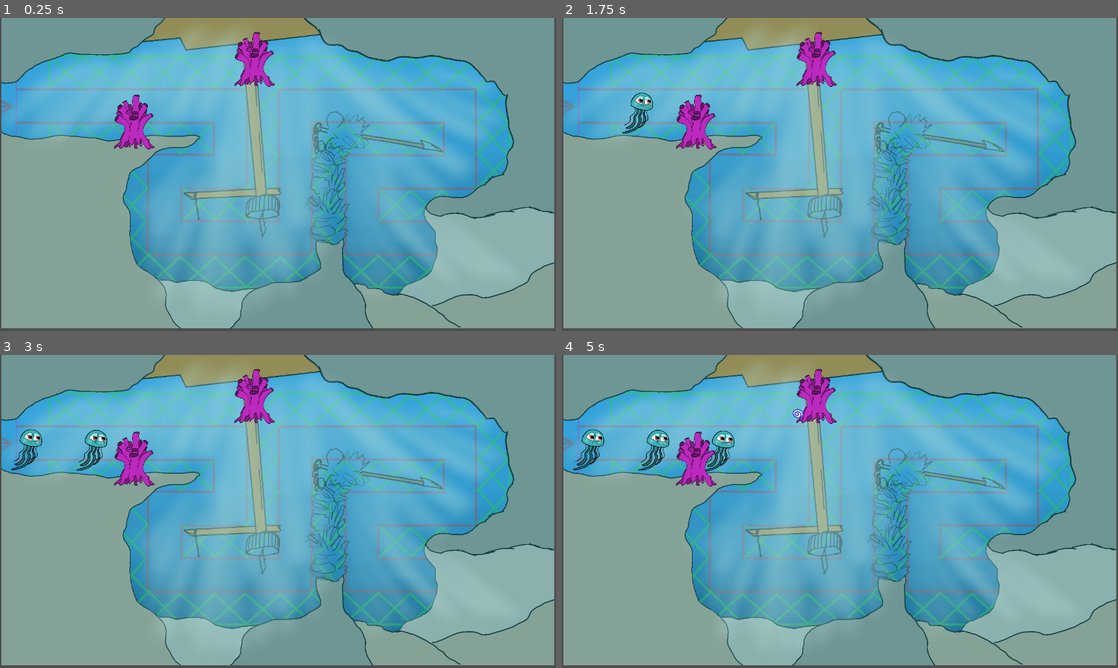
Above: before the commit, frames 1-4 (two rows, left to right).
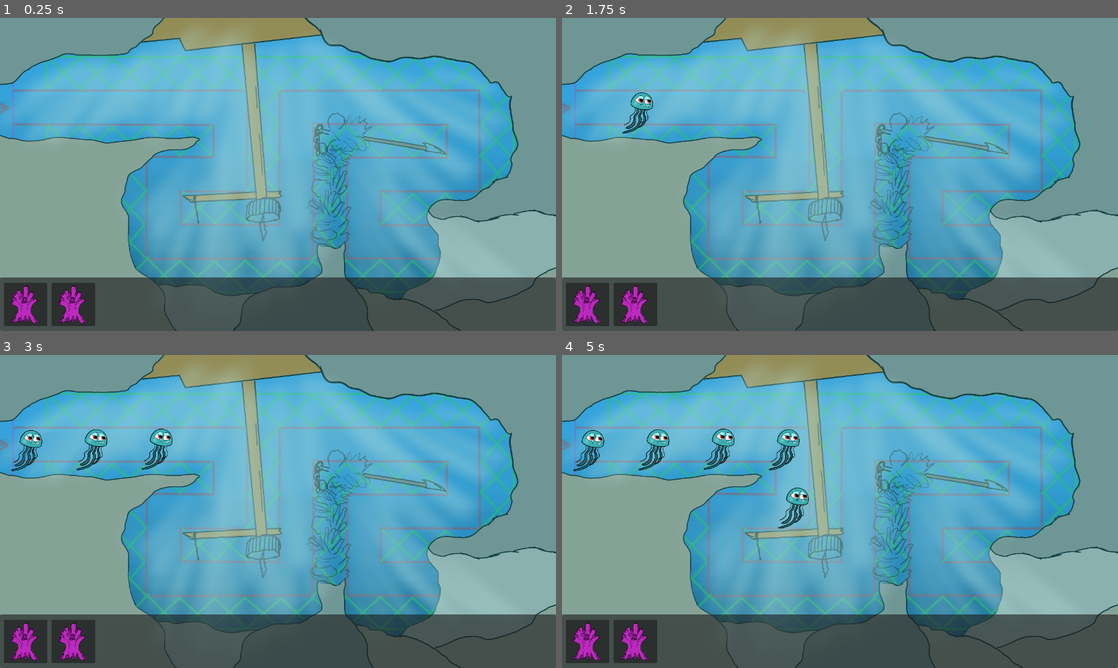
Above: after the commit, the same moments.

Repository: Pulvr/ProjectWaves
Game: Godot game, scene res://Scenes/main.tscn
Two runs of this game, one before a commit and one after it. Both use one fixed random seed, a clock stepped at 60 frames per second and the inputs below.
Inputs (mouse positions are in pixels of both pictures, inside the frame that each line leads up to):
- Up to frame 1 (0.25 s): no input
- Up to frame 2 (1.75 s): tap Enter at 0.5 s; move the mouse to (962, 158) at 0.52 s; click (962, 158) at 0.67 s; drag from (728, 190) to (817, 68) at 1.27 s
- Up to frame 3 (3 s): move the mouse to (333, 442) at 2.02 s; click (333, 442) at 2.17 s; drag from (250, 574) to (133, 467) at 2.77 s
- Up to frame 4 (5 s): move the mouse to (1006, 558) at 3.52 s; click (1006, 558) at 3.67 s; drag from (673, 464) to (817, 405) at 4.27 s

The runs differ from the first frame. In frame 1, 30% of the frame differs, in the area x 0-100%, y 0-100%; in frame 2, 30%; in frame 3, 31%; in frame 4, 31%.

Commit message:
Tower UI and Placement
man kann Tower platzieren, bisher jedoch überall.

Diff:
--- a/Scenes/Mob.tscn
+++ b/Scenes/Mob.tscn
@@ -12,8 +12,8 @@
 metadata/_edit_vertical_guides_ = [32.0, -32.0]
 metadata/_edit_horizontal_guides_ = [-32.0, 32.0]
 
-[node name="EnemyTestSprite" type="Sprite2D" parent="."]
-position = Vector2(6, 0)
+[node name="EnemySprite" type="Sprite2D" parent="."]
+position = Vector2(6, 2)
 scale = Vector2(0.3, 0.3)
 texture = ExtResource("2_6hjdd")
 
--- /dev/null
+++ b/Scenes/UI.tscn
@@ -0,0 +1,24 @@
+[gd_scene load_steps=2 format=3 uid="uid://dc887fuuny1l2"]
+
+[ext_resource type="PackedScene" uid="uid://b6gabb2wblfxi" path="res://Scenes/UI/Coral_Tower_Panel.tscn" id="1_fj45r"]
+
+[node name="CanvasLayer" type="CanvasLayer"]
+
+[node name="Panel" type="Panel" parent="."]
+offset_top = 597.0
+offset_right = 1280.0
+offset_bottom = 720.0
+
+[node name="FlowContainer" type="FlowContainer" parent="Panel"]
+layout_mode = 0
+offset_left = 9.0
+offset_top = 12.0
+offset_right = 1271.0
+offset_bottom = 106.0
+theme_override_constants/h_separation = 10
+
+[node name="Panel" parent="Panel/FlowContainer" instance=ExtResource("1_fj45r")]
+layout_mode = 2
+
+[node name="Panel2" parent="Panel/FlowContainer" instance=ExtResource("1_fj45r")]
+layout_mode = 2
--- /dev/null
+++ b/Scenes/UI/Coral_Tower_Panel.gd
@@ -0,0 +1,42 @@
+extends Panel
+
+
+@onready var tower = preload("res://Scenes/coral_tower.tscn")
+var currTile
+
+
+func _on_gui_input(event):
+	var tempTower = tower.instantiate()
+	if event is InputEventMouseButton and event.button_mask == 1:
+		#Left Click Down
+		add_child(tempTower)
+
+		tempTower.process_mode = Node.PROCESS_MODE_DISABLED
+	elif event is InputEventMouseMotion and event.button_mask == 1:
+		#Left Click Drag
+		#nachdem tempTower als child gaddet wurde, ist es nicht mehr direkt
+		#addressierbar, also get the first child of array
+		if get_child_count() > 1:
+			get_child(1).global_position = event.global_position
+	elif event is InputEventMouseButton and event.button_mask == 0:
+		#dieses child aus der "drag" queue dann löschen
+		# nur ausführen wenn man auch wirklich ein child hat
+		if event.global_position.y > 595 or event.global_position.y <=0  or event.global_position.x >=1280 or event.global_position.x <= 0:
+			if get_child_count() > 1:
+				get_child(1).queue_free()
+		else:
+			if get_child_count() > 1:
+				get_child(1).queue_free()
+		#den aktuellen Pfad aus der main scene mit dem Node "Towers" holen
+			var path = get_tree().get_root().get_node("Main/Towers")
+
+			#den temptower dann als "child" vom Node Towers in der main adden
+			path.add_child(tempTower)
+
+			#die position ist da, wo die maus gerade ist und die Tower Range wird ausgeblendet
+			tempTower.global_position = event.global_position
+			tempTower.get_node("Area").hide()
+	#falls irgend ein anderer Button Input dazwischen kommt, aktuelle Queue löschen
+	else:
+		if get_child_count() > 1:
+			get_child(1).queue_free()
--- /dev/null
+++ b/Scenes/UI/Coral_Tower_Panel.tscn
@@ -0,0 +1,17 @@
+[gd_scene load_steps=3 format=3 uid="uid://b6gabb2wblfxi"]
+
+[ext_resource type="Texture2D" uid="uid://cwnvgiun4t74a" path="res://assets/Towers/coralTower1/Koralle 1.1.png" id="1_2ykr0"]
+[ext_resource type="Script" path="res://Scenes/UI/Coral_Tower_Panel.gd" id="1_dtafx"]
+
+[node name="Panel" type="Panel"]
+custom_minimum_size = Vector2(100, 100)
+offset_right = 100.0
+offset_bottom = 100.0
+script = ExtResource("1_dtafx")
+
+[node name="Koralle1_1" type="Sprite2D" parent="."]
+position = Vector2(51, 46)
+scale = Vector2(0.206992, 0.206992)
+texture = ExtResource("1_2ykr0")
+
+[connection signal="gui_input" from="." to="." method="_on_gui_input"]
--- a/Scenes/coral_tower.tscn
+++ b/Scenes/coral_tower.tscn
@@ -7,7 +7,14 @@
 size = Vector2(59, 55)
 
 [sub_resource type="CircleShape2D" id="CircleShape2D_q1gtl"]
-radius = 216.021
+radius = 216.002
+
+[sub_resource type="StyleBoxFlat" id="StyleBoxFlat_mfufo"]
+bg_color = Color(0.262745, 0.262745, 0.262745, 0.392157)
+corner_radius_top_left = 215
+corner_radius_top_right = 215
+corner_radius_bottom_right = 215
+corner_radius_bottom_left = 215
 
 [node name="CoralTower" type="StaticBody2D"]
 collision_layer = 2
@@ -31,5 +38,16 @@
 
 [node name="BulletContainer" type="Node" parent="."]
 
+[node name="Area" type="Panel" parent="."]
+offset_left = -216.0
+offset_top = -216.0
+offset_right = 216.0
+offset_bottom = 216.0
+theme_override_styles/panel = SubResource("StyleBoxFlat_mfufo")
+
+[node name="CooldownTimer" type="Timer" parent="."]
+autostart = true
+
 [connection signal="body_entered" from="Tower" to="." method="_on_tower_body_entered"]
 [connection signal="body_exited" from="Tower" to="." method="_on_tower_body_exited"]
+[connection signal="timeout" from="CooldownTimer" to="." method="_on_cooldown_timer_timeout"]
--- a/Scenes/main.tscn
+++ b/Scenes/main.tscn
@@ -2,13 +2,13 @@
 
 [ext_resource type="Texture2D" uid="uid://croipvk7fxaxp" path="res://assets/Background/ProjectWave_Background_Lvl_1_v5.png" id="1_rkcys"]
 [ext_resource type="Script" path="res://Scripts/PathSpawner.gd" id="3_5nqs7"]
-[ext_resource type="PackedScene" uid="uid://dog6lc16rmp4c" path="res://Scenes/coral_tower.tscn" id="3_7b1qv"]
+[ext_resource type="PackedScene" uid="uid://dc887fuuny1l2" path="res://Scenes/UI.tscn" id="3_kobho"]
 
 [node name="Main" type="Node2D"]
 
 [node name="Background" type="Sprite2D" parent="."]
-position = Vector2(639.5, 354)
-scale = Vector2(0.33151, 0.333333)
+position = Vector2(641, 360)
+scale = Vector2(0.336458, 0.338889)
 texture = ExtResource("1_rkcys")
 
 [node name="PathSpawner" type="Node2D" parent="."]
@@ -20,10 +20,6 @@
 
 [node name="Towers" type="Node2D" parent="."]
 
-[node name="CoralTower" parent="Towers" instance=ExtResource("3_7b1qv")]
-position = Vector2(589, 114)
-
-[node name="CoralTower2" parent="Towers" instance=ExtResource("3_7b1qv")]
-position = Vector2(312, 258)
+[node name="Bottom UI" parent="." instance=ExtResource("3_kobho")]
 
 [connection signal="timeout" from="PathSpawner/Timer" to="PathSpawner" method="_on_timer_timeout"]
--- a/Scenes/stage1.tscn
+++ b/Scenes/stage1.tscn
@@ -4,7 +4,7 @@
 
 [sub_resource type="Curve2D" id="Curve2D_7ady6"]
 _data = {
-"points": PackedVector2Array(0, 0, 0, 0, 96, 232, 0, 0, 0, 0, 578, 237, 0, 0, 0, 0, 581, 376, 0, 0, 0, 0, 439, 374, -7.07107, -36.7696, 7.07107, 36.7696, 442, 516, 0, 0, 0, 0, 715, 517, 0, 0, 0, 0, 714, 232, 0, 0, 0, 0, 1067, 232, 0, 0, 0, 0, 1071, 370, 0, 0, 0, 0, 855, 372, 0, 0, 0, 0, 862, 514, 0, 0, 0, 0, 1208, 520)
+"points": PackedVector2Array(0, 0, 0, 0, 96, 232, -5.67605, -7.14762, 5.67605, 7.14762, 563, 232, 7.2011, -7.67894, -7.2011, 7.67894, 564, 379, 7.56807, -6.51695, -7.56807, 6.51695, 408, 375, -9.59376, -11.1223, 9.59376, 11.1223, 410, 518, -9.24986, 12.6134, 9.24986, -12.6134, 710, 517, -8.40896, 4.83515, 8.40896, -4.83515, 710, 233, -6.72717, -4.62493, 6.72717, 4.62493, 1067, 232, 10.301, -9.67031, -10.301, 9.67031, 1071, 370, 10.0908, -10.5112, -10.0908, 10.5112, 867, 373, -6.30672, -6.30672, 6.30672, 6.30672, 867, 515, 0, 0, 0, 0, 1208, 520)
 }
 point_count = 12
 
--- a/Scripts/coral_tower.gd
+++ b/Scripts/coral_tower.gd
@@ -43,3 +43,7 @@
 func _on_tower_body_exited(body):
 	currTargets = get_node("Tower").get_overlapping_bodies()
 	pass
+
+
+func _on_cooldown_timer_timeout():
+	pass # Replace with function body.
Binary file added: Scenes/UI/white square.png
Not shown, added: Scenes/UI/white square.png.import
Not shown: 1 places in Scenes/coral_tower.tscn that only renumber resources
